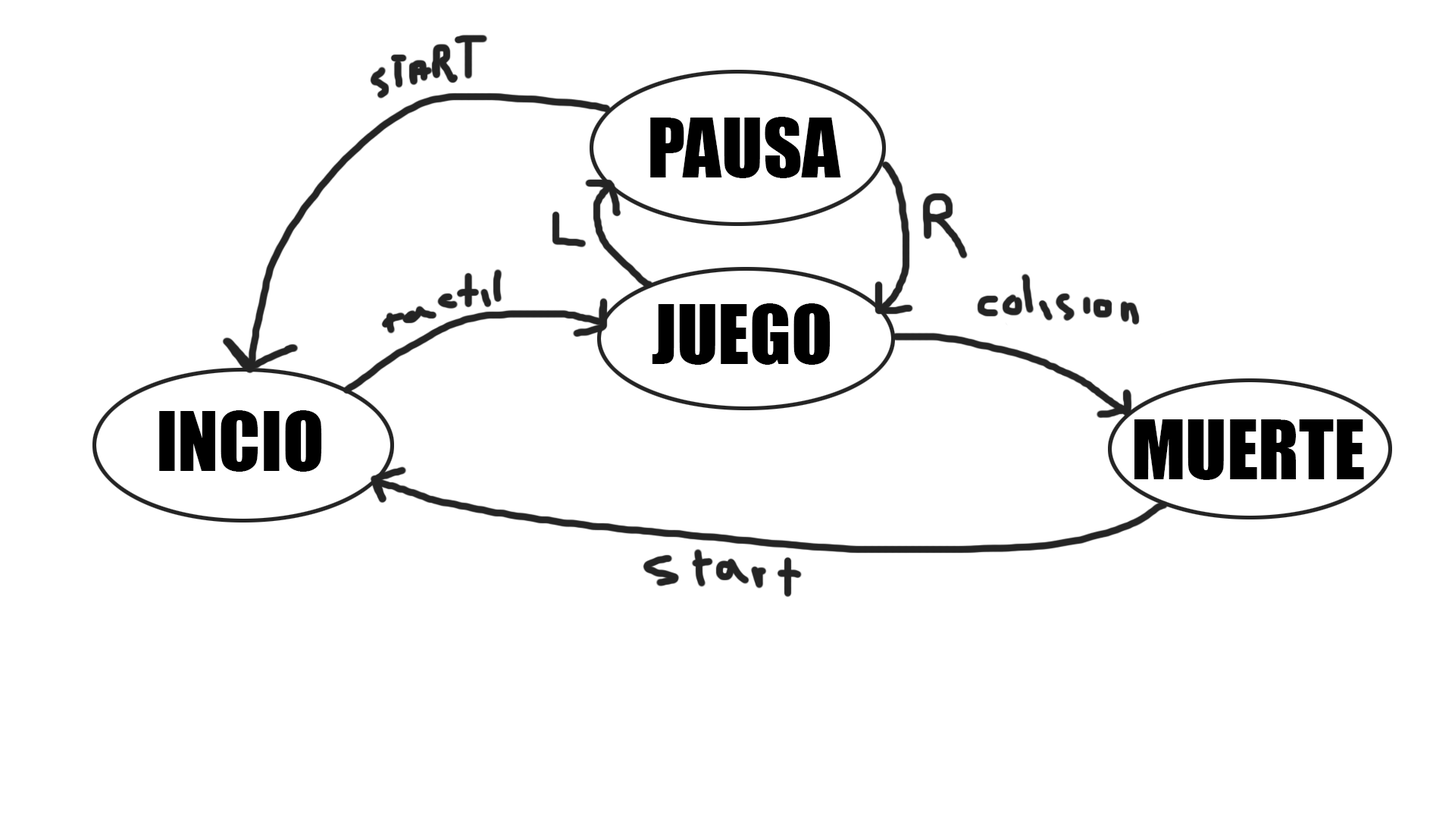
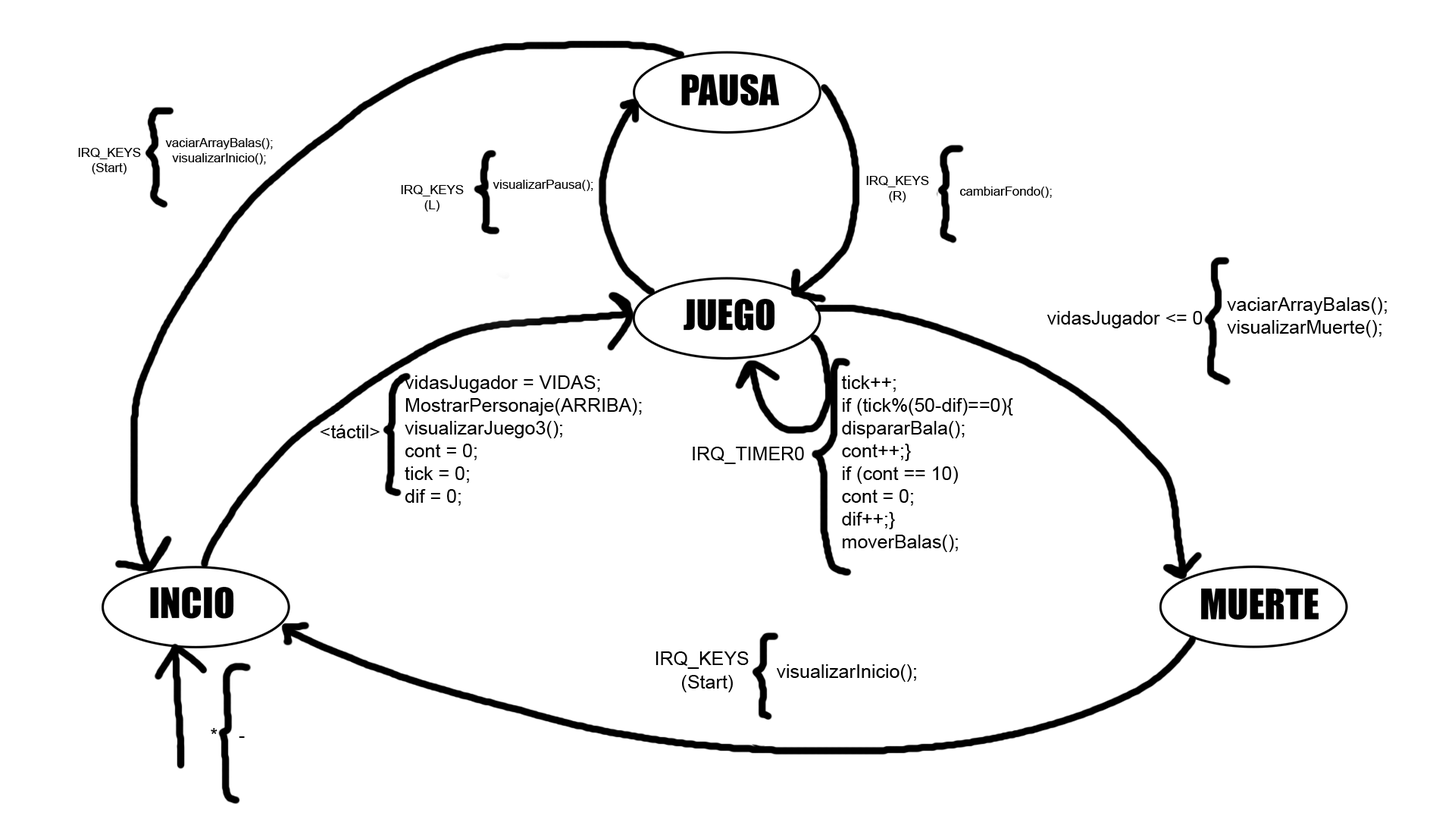
Comparing the layer stacks of the two 1455 x 819 images. Changes:
added layer "IRQ_KEYS (Start)" above "Capa 3" over left=78, top=147, right=141, bottom=175
added layer "vidasJugador = VIDAS; MostrarPersonaje(ARRIBA); visualizarJuego" above "<táctil>" over left=404, top=375, right=643, bottom=506
added layer "IRQ_KEYS" above "vidasJugador <= 0" over left=655, top=651, right=749, bottom=669
added layer "vidasJugador <= 0" above "(Start)" over left=1047, top=310, right=1203, bottom=329
added layer "visualizarInicio();" above "IRQ_KEYS (R)" over left=776, top=663, right=917, bottom=682
added layer "IRQ_KEYS (R)" above "IRQ_KEYS (L)" over left=866, top=175, right=930, bottom=203
added layer "IRQ_KEYS (L)" above "vaciarArrayBalas(); visualizarMuerte();" over left=400, top=184, right=464, bottom=212
added layer "vaciarArrayBalas(); visualizarMuerte();" above "cambiarFondo();" over left=1227, top=297, right=1388, bottom=338
added layer "visualizarPausa();" above "IRQ_TIMER0" over left=492, top=179, right=594, bottom=192
added layer "IRQ_TIMER0" above "tick++; if (tick%(50-dif)==0){ dispararBala(); cont++;} if (con" over left=692, top=446, right=805, bottom=464
added layer "tick++; if (tick%(50-dif)==0){ dispararBala(); cont++;} if (con" above "vaciarArrayBalas(); visualizarInicio();" over left=841, top=375, right=1014, bottom=552
added layer "vaciarArrayBalas(); visualizarInicio();" above "Capa 2" over left=165, top=137, right=273, bottom=165
added layer "Capa 2" above "MUERTE" over left=114, top=40, right=1232, bottom=805
painted on "MUERTE" over left=1134, top=419, right=1365, bottom=649
painted on "PAUSA" over left=632, top=50, right=842, bottom=179
painted on "JUEGO" over left=632, top=276, right=831, bottom=365
painted on "INCIO" over left=101, top=410, right=323, bottom=649
removed layer "Capa 0" over left=78, top=34, right=1393, bottom=805
…and 4 more changes (4 added)
